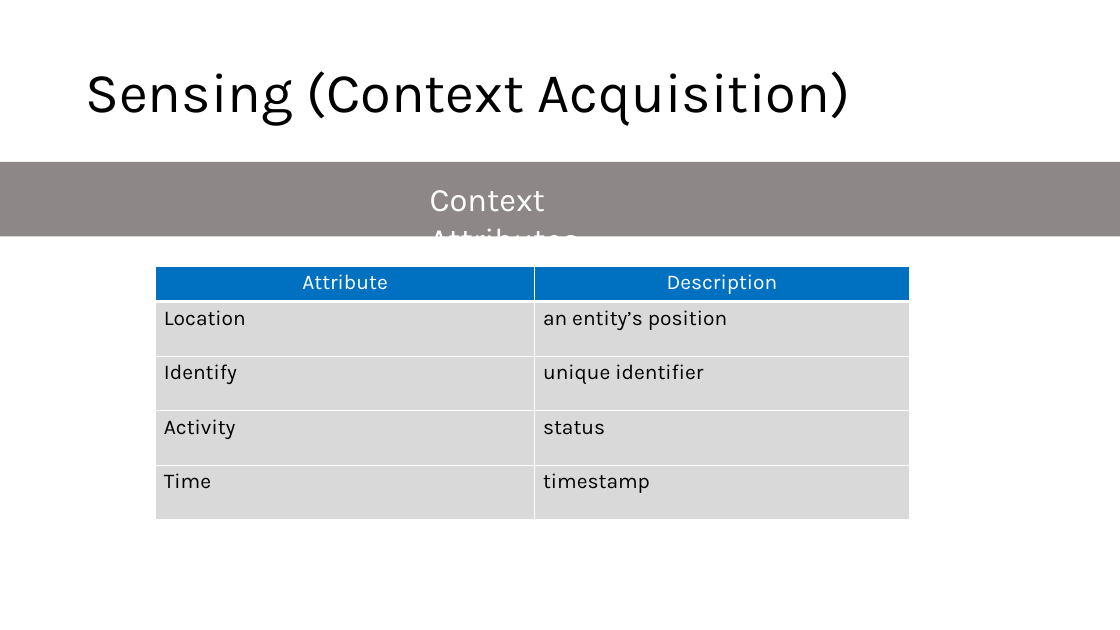
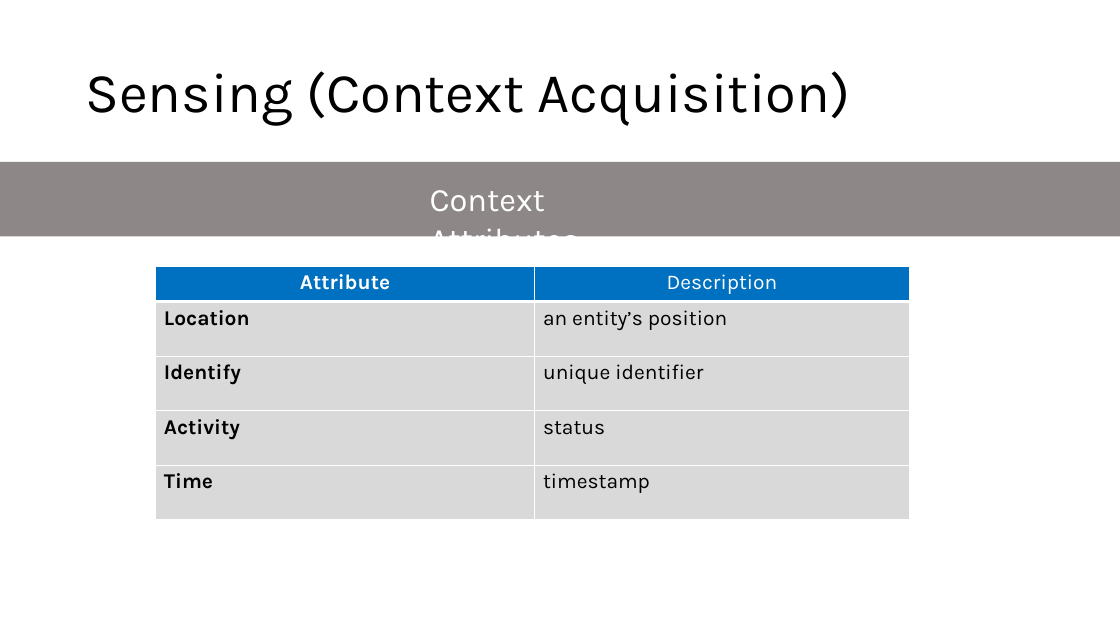
Before and after one commit to microsoft/AcademicContent, a slide deck: slide 17 of Complimentary Course Content/Module6/Lessons/Module6_Lesson1 What is Iot Lecture.pptx. Drawn at 1120x630 pixels with LibreOffice and Linux fonts; fonts in the diff are those of the drawing. Boxes give left, top, right and bottom in pixels: in the first picture for what was removed or moved away, otherwise in the second. Text is boxed around its words. In the diff, an @@ line names an element or a change of style, - is before the commit and + after.

```diff
--- a/Complimentary Course Content/Module6/Lessons/Module6_Lesson1 What is Iot Lecture.pptx
+++ b/Complimentary Course Content/Module6/Lessons/Module6_Lesson1 What is Iot Lecture.pptx
@@ table at (155,266,909,520) @@
@@ bold on in "Attribute", "Location", "Identify", "Activity" and 1 more places @@
```
Also in this commit, not shown: 3 other slides changed, 5 other files.
